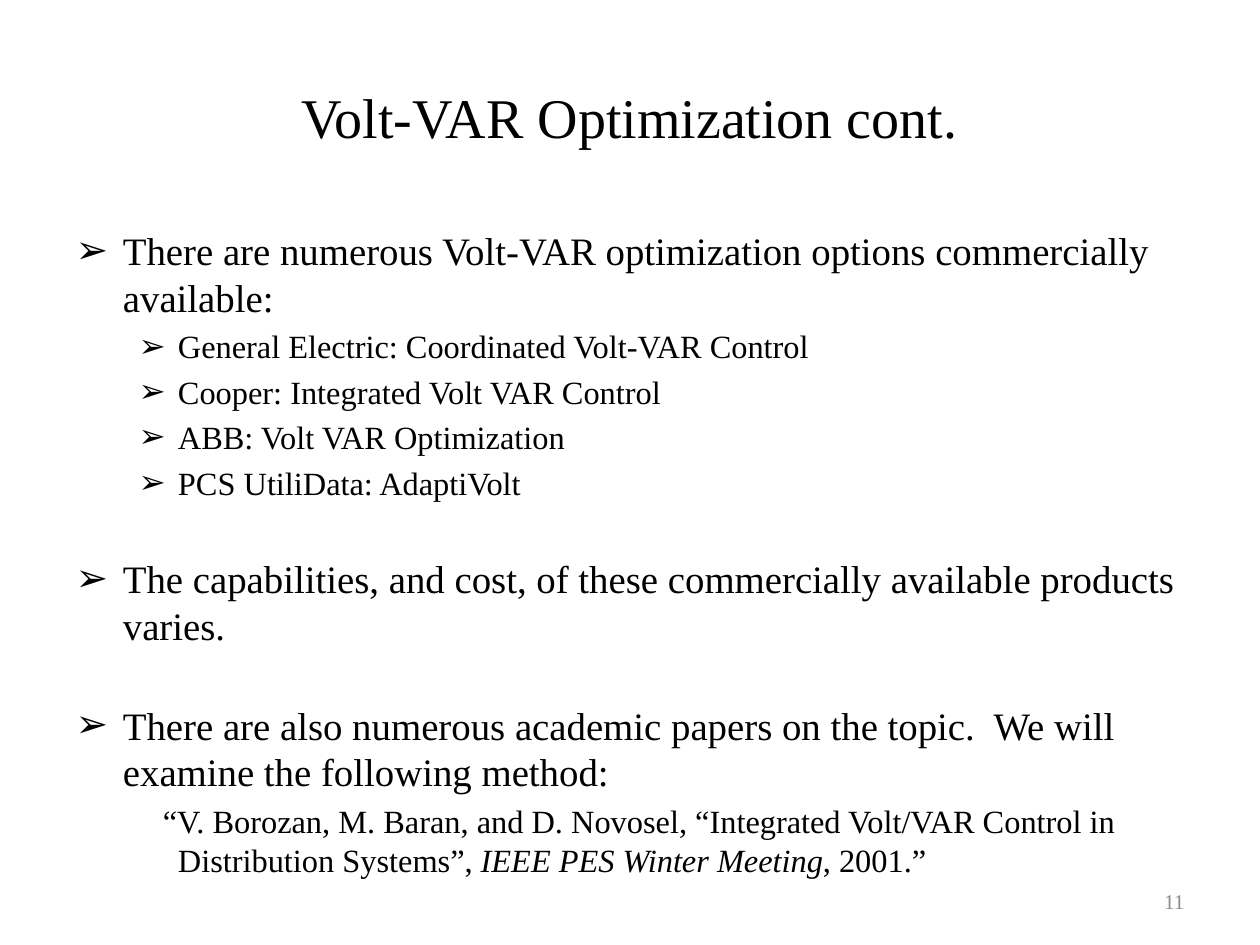
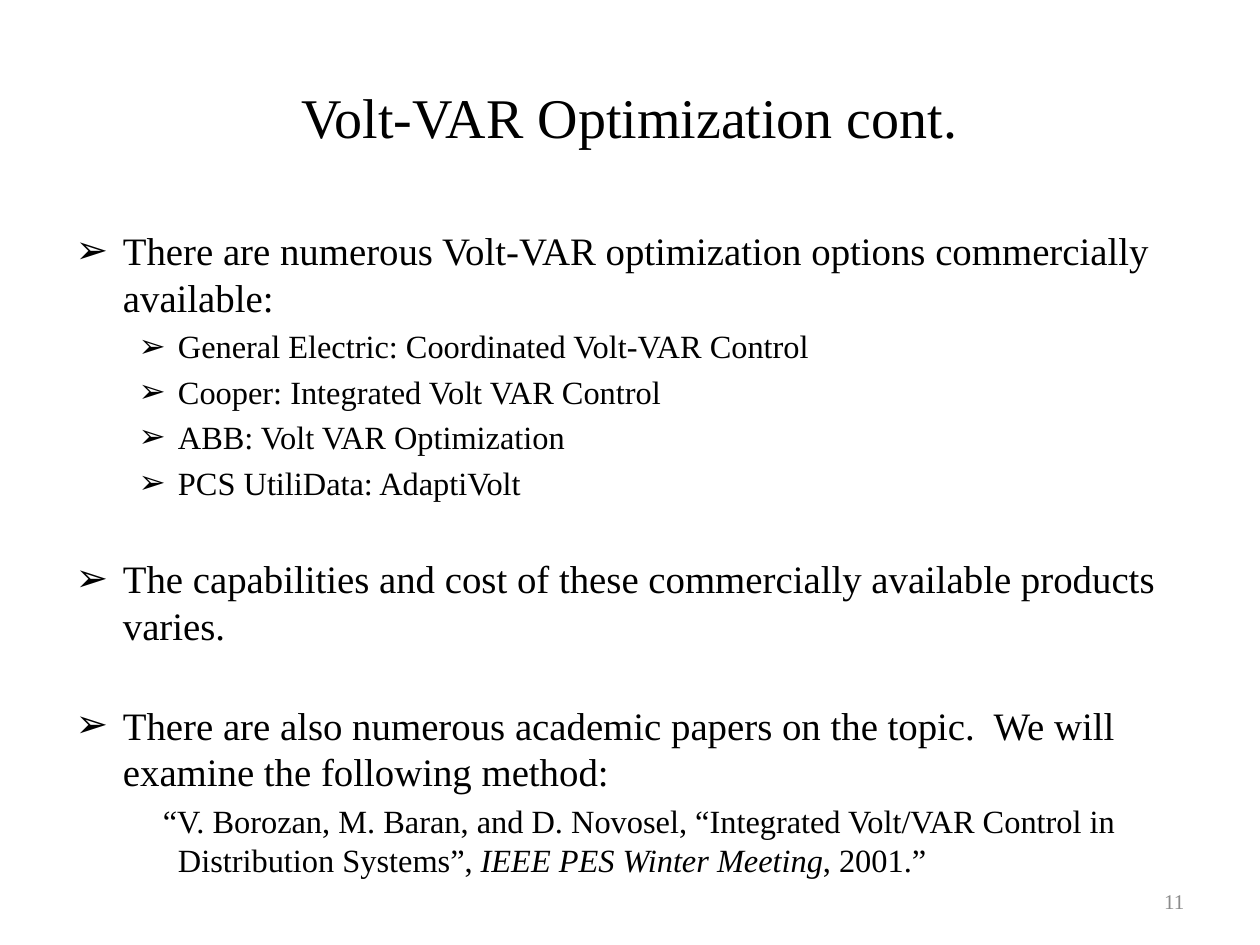
Before and after one commit to gridlab-d/course, a slide deck: slide 11 of University of Washington Class/Module 6 - Volt-VAR Optimization.pptx. Drawn at 1260x945 pixels with LibreOffice and Linux fonts; fonts in the diff are those of the drawing. Boxes give left, top, right and bottom in pixels: in the first picture for what was removed or moved away, otherwise in the second. Text is boxed around its words. In the diff, an @@ line names an element or a change of style, - is before the commit and + after.

```diff
--- a/University of Washington Class/Module 6 - Volt-VAR Optimization.pptx
+++ b/University of Washington Class/Module 6 - Volt-VAR Optimization.pptx
@@ text at (123,565,1155,641): text changed @@
-➢ The capabilities, and cost, of these commercially available products varies.
+➢ The capabilities and cost of these commercially available products varies.
```
Also in this commit, not shown: 6 other slides changed, 4 slides added.
